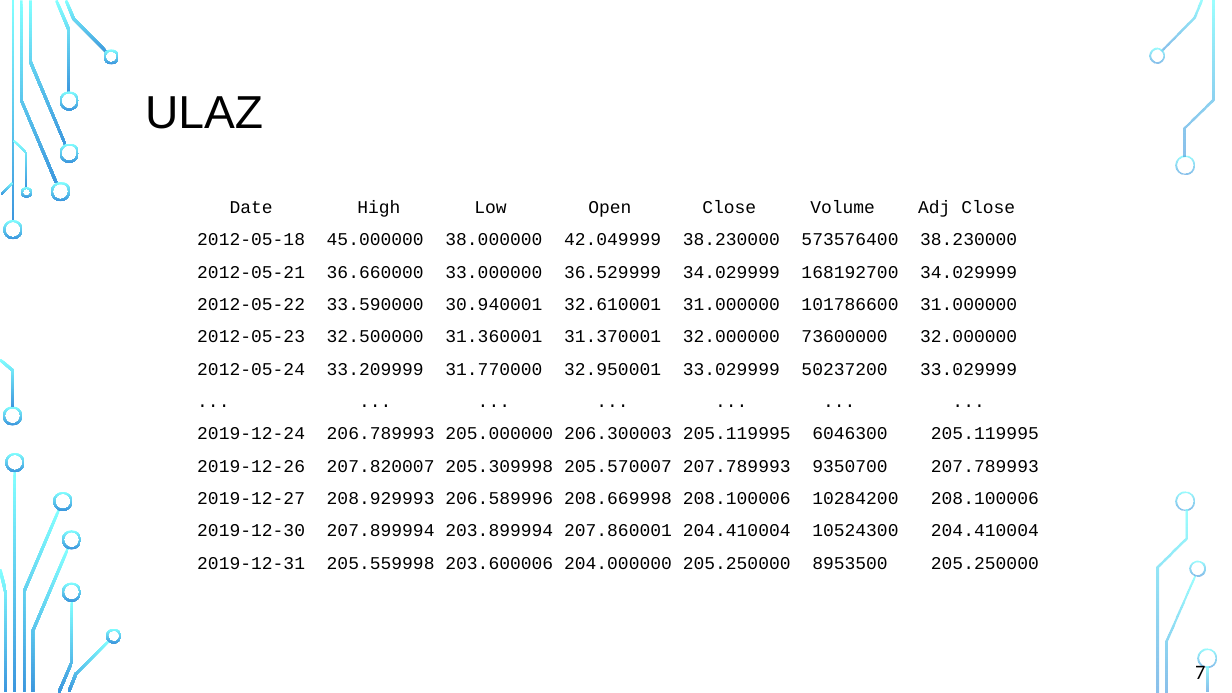
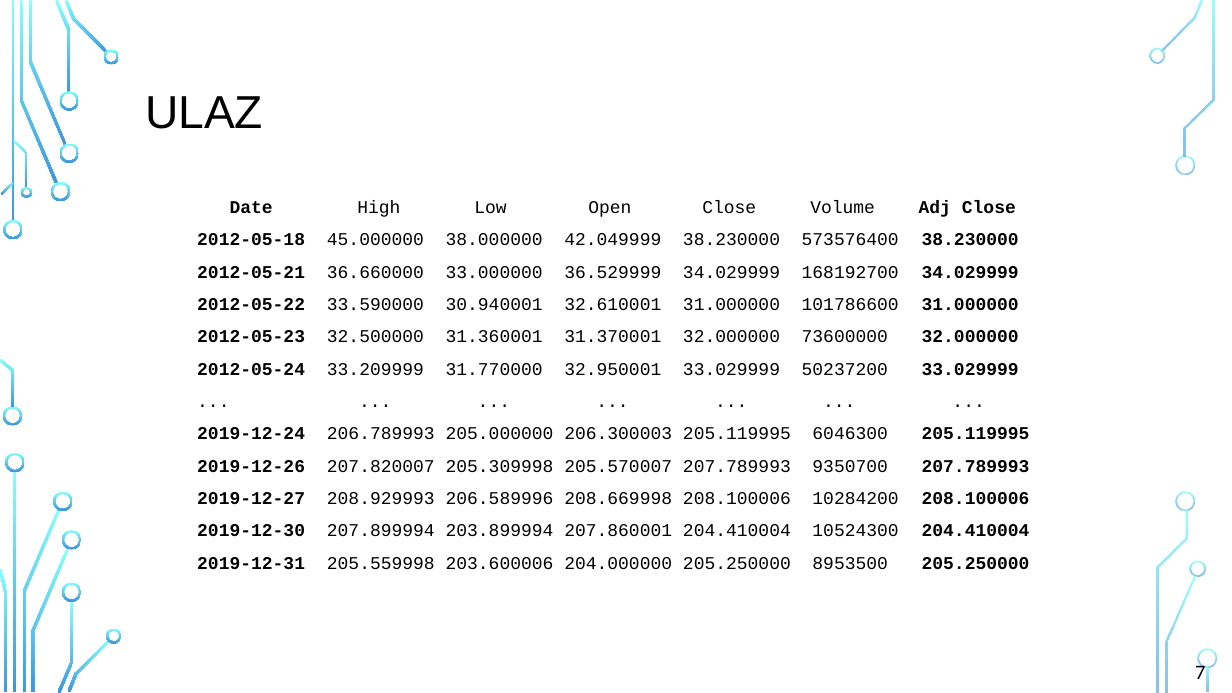
Before and after one commit to Darex20/final-thesis, a slide deck: slide 8 of prezentacija/PredvidanjeTrzistaDionica.pptx. Drawn at 1232x693 pixels with LibreOffice and Linux fonts; fonts in the diff are those of the drawing; background and template pictures are left out. Boxes give left, top, right and bottom in pixels: in the first picture for what was removed or moved away, otherwise in the second. Text is boxed around its words. In the diff, an @@ line names an element or a change of style, - is before the commit and + after.

```diff
--- a/prezentacija/PredvidanjeTrzistaDionica.pptx
+++ b/prezentacija/PredvidanjeTrzistaDionica.pptx
@@ text at (197,201,1030,570): bold on in "Date Adj Close", "2012-05-18 38.230000", "2012-05-21 34.029999", "2012-05-22 31.000000" and 7 more places @@
```
Also in this commit, not shown: 1 other slide changed, 8 slides added, 2 other files.
